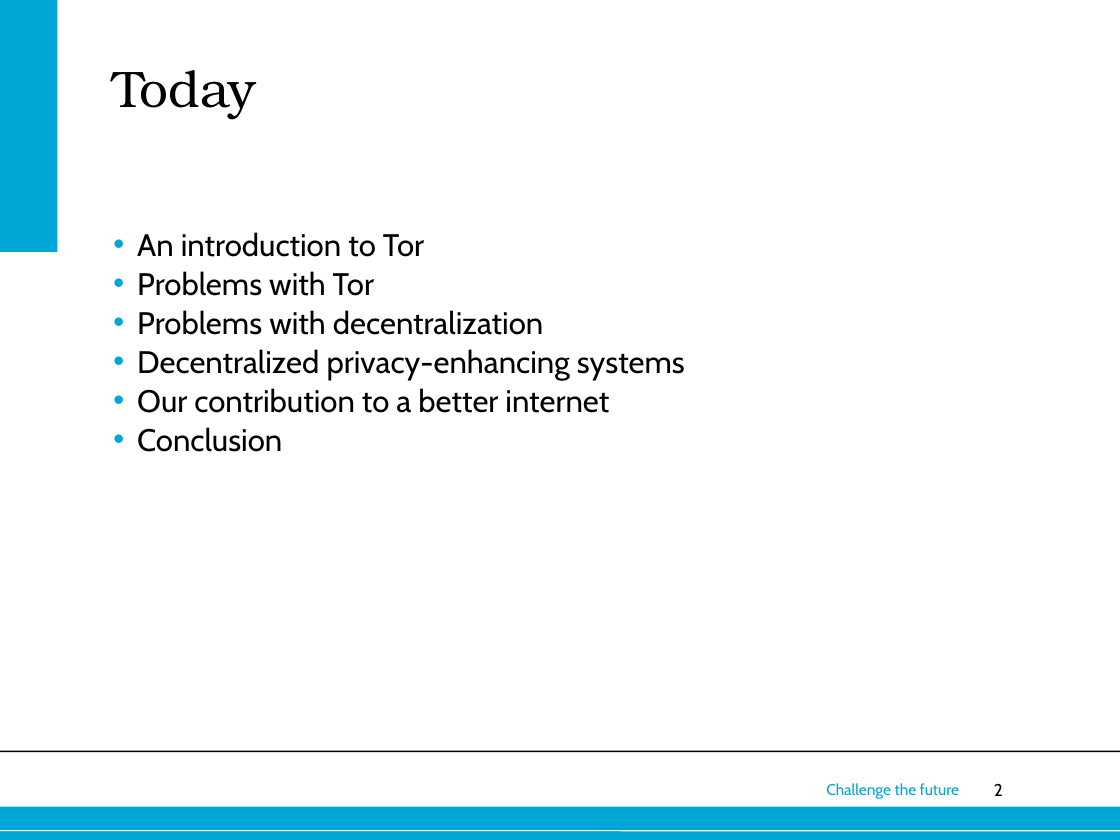
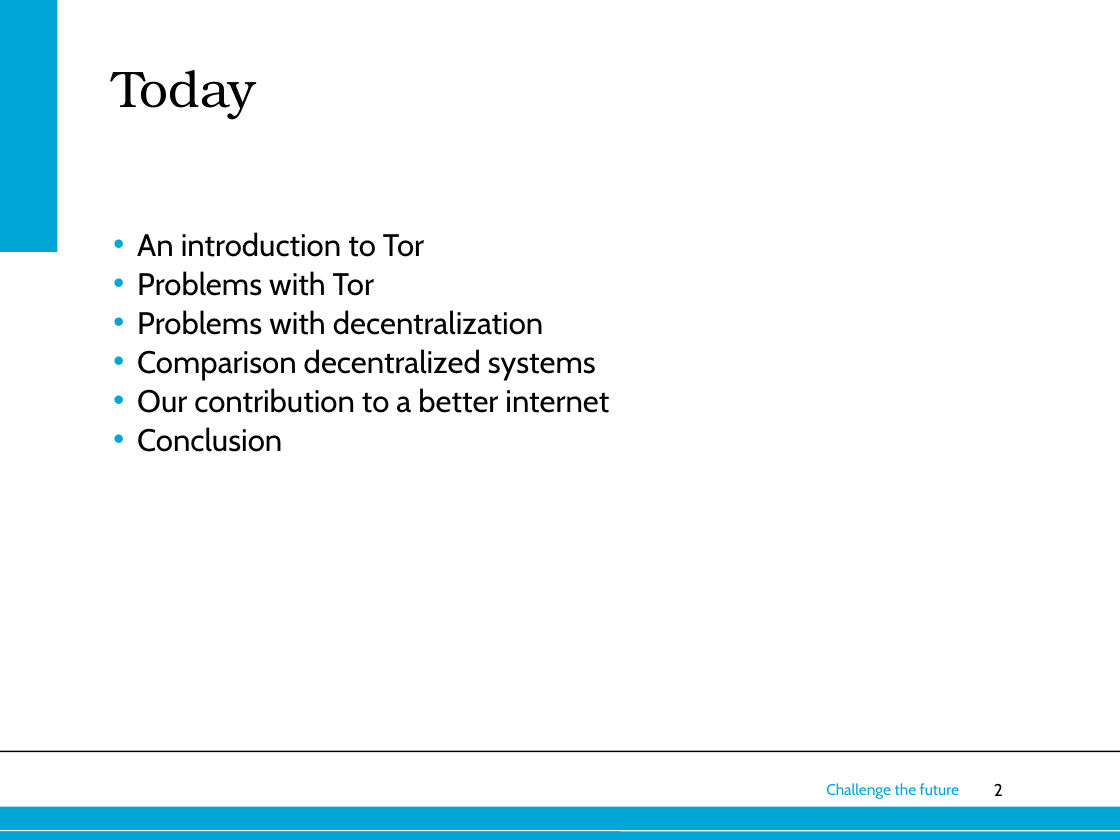
Before and after one commit to rjagerman/ANON, a slide deck: slide 2 of presentatie/anon_presentatie.ppt. Drawn at 1120x840 pixels with LibreOffice and Linux fonts; fonts in the diff are those of the drawing; background and template pictures are left out. Boxes give left, top, right and bottom in pixels: in the first picture for what was removed or moved away, otherwise in the second. Text is boxed around its words. In the diff, an @@ line names an element or a change of style, - is before the commit and + after.

Commit message:
Presentation changes

```diff
--- a/presentatie/anon_presentatie.ppt
+++ b/presentatie/anon_presentatie.ppt
@@ text at <box>137,349,596,380</box>: text changed @@
-• Decentralized privacy-enhancing systems
+• Comparison decentralized systems
```
Also in this commit, not shown: 1 other slide changed, 1 other file.
